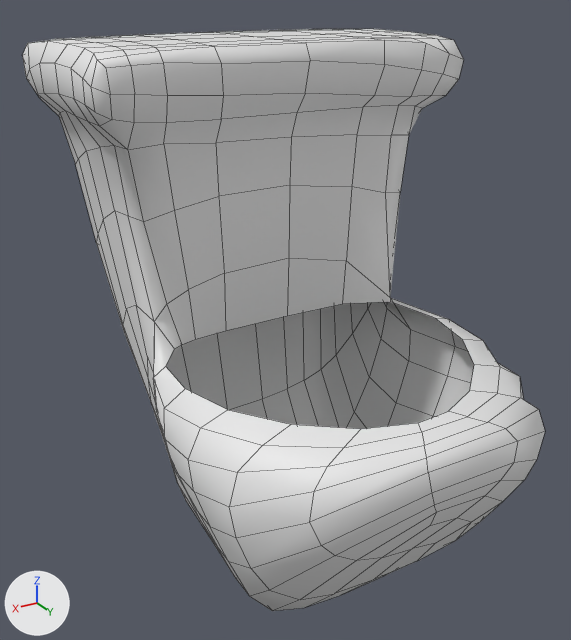
A saved change to the FBX model Assets/SM_TOILET.fbx.
The view is the same before and after, from a 50 mm lens placed at (-64.633, -1.678, 13.051), pointed at (-64.976, -2.25, 12.765). Every picture has the same lights, and +X, +Y and +Z are marked at lower left. Mesh edges are drawn as thin lines. Where no turn or scale is listed for an object, it has been applied to the vertices.

The older version as bpy lines, for what is in view:
```python
me_mesh_006 = bpy.data.meshes.new('mesh.006')
me_mesh_006.from_pydata(...)  # 387 vertices, 377 faces; spans x -0.177..0.177, y -0.106..0.336, z -0.322..0.184
ob_retopo_sm_toilet_0001 = bpy.data.objects.new('Retopo_SM_TOILET_0001', me_mesh_006)
ob_retopo_sm_toilet_0001.location = (-64.988, -2.351, 12.821)
```
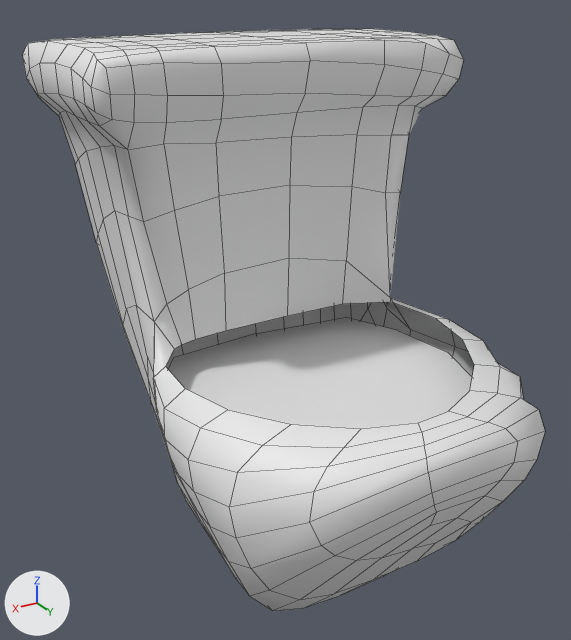
Pixel boxes (x1, y1, x2, y2) of what changed, in the pictures (571 x 640 px):
```json
{"part": 1, "of": "me_mesh_006", "change": "added", "after": [168, 317, 472, 429]}
```

The change, as JSON lines over the scene's bpy script:
```json
{"block": "me_mesh_006", "where": "me_mesh_006.from_pydata(...)  # 387 vertices, 377 faces; spans x -0.177..0.177, y -0.106..0.336, z -0.322..0.184"}
{"block": "me_mesh_006", "where": "# used by ob_retopo_sm_toilet_0001; location = (-64.988, -2.351, 12.821)"}
{"block": "me_mesh_006", "where": "# verts and faces of me_mesh_006; kept vertices keep their numbers, new ones are numbered from 387"}
{"block": "me_mesh_006", "change": "me_mesh_006 part 1"}
{"op": "add", "block": "me_mesh_006", "code": "verts[387] = (0.007, 0.3, -0.097)"}
{"op": "add", "block": "me_mesh_006", "code": "verts[388] = (-0.108, 0.233, -0.097)"}
{"op": "add", "block": "me_mesh_006", "code": "verts[389] = (-0.12, 0.101, -0.097)  # pixel (397, 330)"}
{"op": "add", "block": "me_mesh_006", "code": "verts[390] = (0.007, 0.034, -0.097)  # pixel (255, 333)"}
{"op": "add", "block": "me_mesh_006", "code": "verts[391] = (0.138, 0.096, -0.097)"}
{"op": "add", "block": "me_mesh_006", "code": "verts[392] = (0.122, 0.233, -0.097)"}
{"op": "add", "block": "me_mesh_006", "code": "verts[393] = (0.141, 0.167, -0.097)"}
{"op": "add", "block": "me_mesh_006", "code": "verts[394] = (-0.129, 0.167, -0.097)  # pixel (447, 352)"}
{"op": "add", "block": "me_mesh_006", "code": "verts[395] = (0.069, 0.274, -0.097)"}
{"op": "add", "block": "me_mesh_006", "code": "verts[396] = (-0.059, 0.28, -0.097)"}
{"op": "add", "block": "me_mesh_006", "code": "verts[397] = (0.1, 0.043, -0.097)  # pixel (173, 357)"}
{"op": "add", "block": "me_mesh_006", "code": "verts[398] = (-0.094, 0.046, -0.097)  # pixel (345, 317)"}
{"op": "add", "block": "me_mesh_006", "code": "faces += [(387, 396, 388, 394, 389, 398, 390, 397, 391, 393, 392, 395)]"}
```
